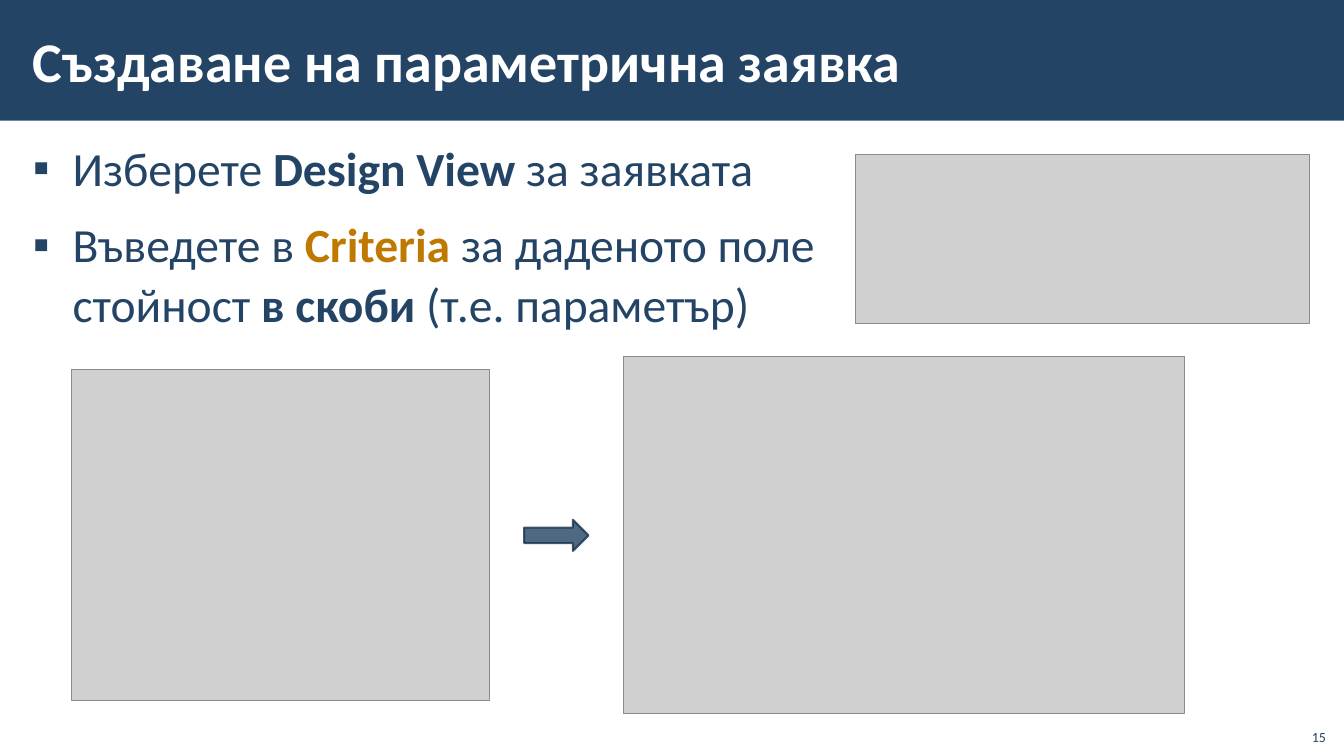
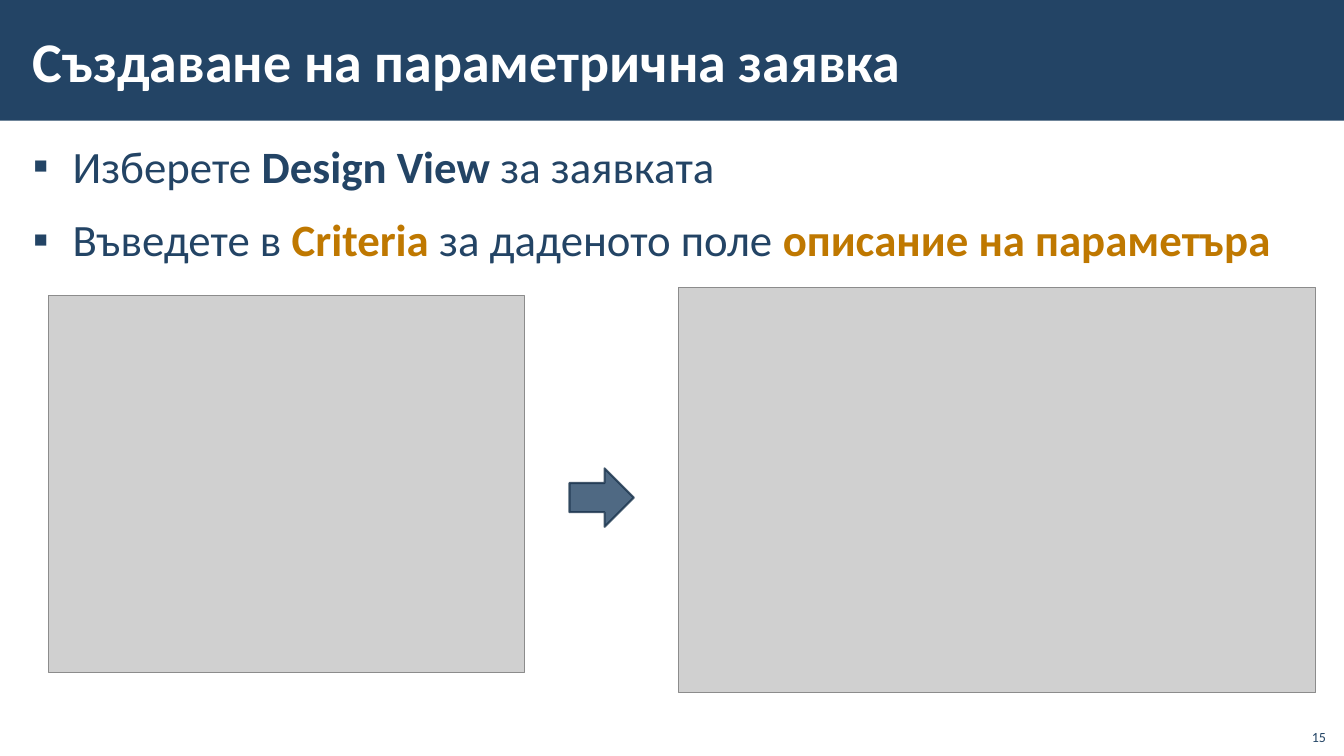
Before and after one commit to BG-IT-Edu/School-Programming, a slide deck: slide 15 of Courses/Software-Sciences/Module-3-Databases-New/13-MS-Access/13-MS-Access-Queries-Forms-Reports.pptx. Drawn at 1344x756 pixels with LibreOffice and Linux fonts; fonts in the diff are those of the drawing; grey boxes stand for pictures; background and template pictures are left out. Boxes give left, top, right and bottom in pixels: in the first picture for what was removed or moved away, otherwise in the second. Text is boxed around its words. In the diff, an @@ line names an element or a change of style, - is before the commit and + after.

Commit message:
Fixes

```diff
--- a/Courses/Software-Sciences/Module-3-Databases-New/13-MS-Access/13-MS-Access-Queries-Forms-Reports.pptx
+++ b/Courses/Software-Sciences/Module-3-Databases-New/13-MS-Access/13-MS-Access-Queries-Forms-Reports.pptx
@@ text at bbox=[73, 151, 714, 191]: size 34 to 32 pt in "Изберете Design View за заявката" @@
@@ picture removed at bbox=[856, 155, 1310, 324] @@
@@ text at bbox=[73, 224, 1270, 264]: text changed; size 34 to 32 pt; text colour #234465 to #BF7800; bold on @@
-▪ Въведете в Criteria за даденото поле
-  стойност в скоби (т.е. параметър)
+▪ Въведете в Criteria за даденото поле описание на параметъра
@@ picture: place and size @@
-picture at bbox=[72, 370, 490, 701]
+picture at bbox=[48, 295, 524, 673]
@@ picture: place and size @@
-picture at bbox=[623, 357, 1185, 714]
+picture at bbox=[679, 287, 1316, 693]
@@ right arrow: place and size @@
-right arrow at bbox=[524, 520, 589, 552]
+right arrow at bbox=[570, 469, 634, 527]
```
Also in this commit, not shown: 9 other slides changed, 1 slide added, 1 slide removed.
